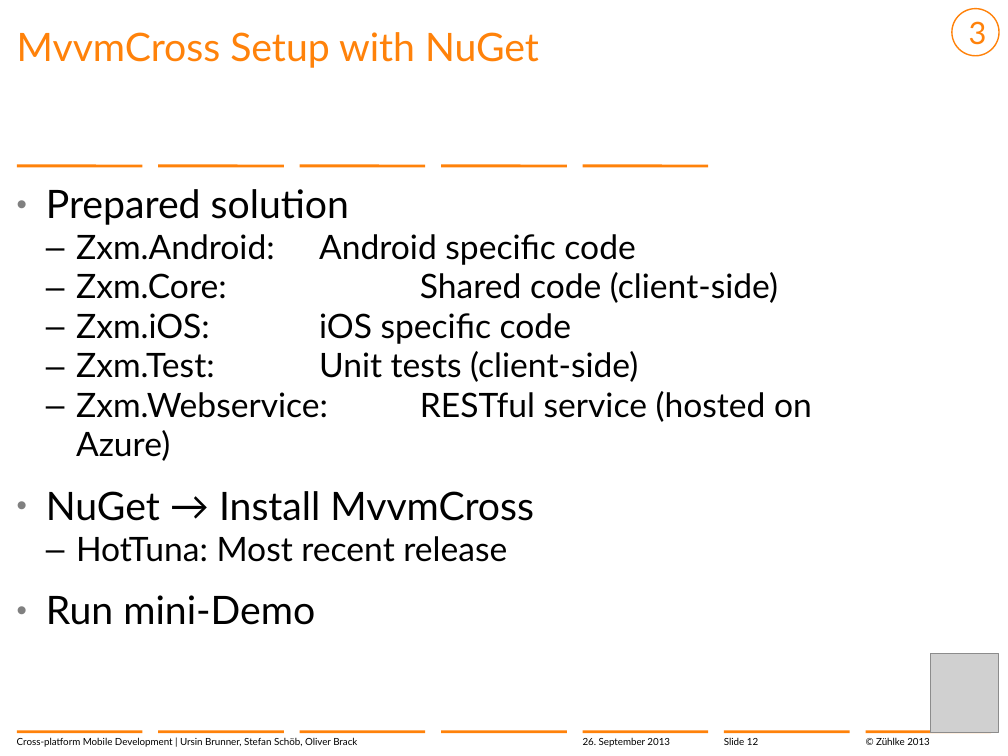
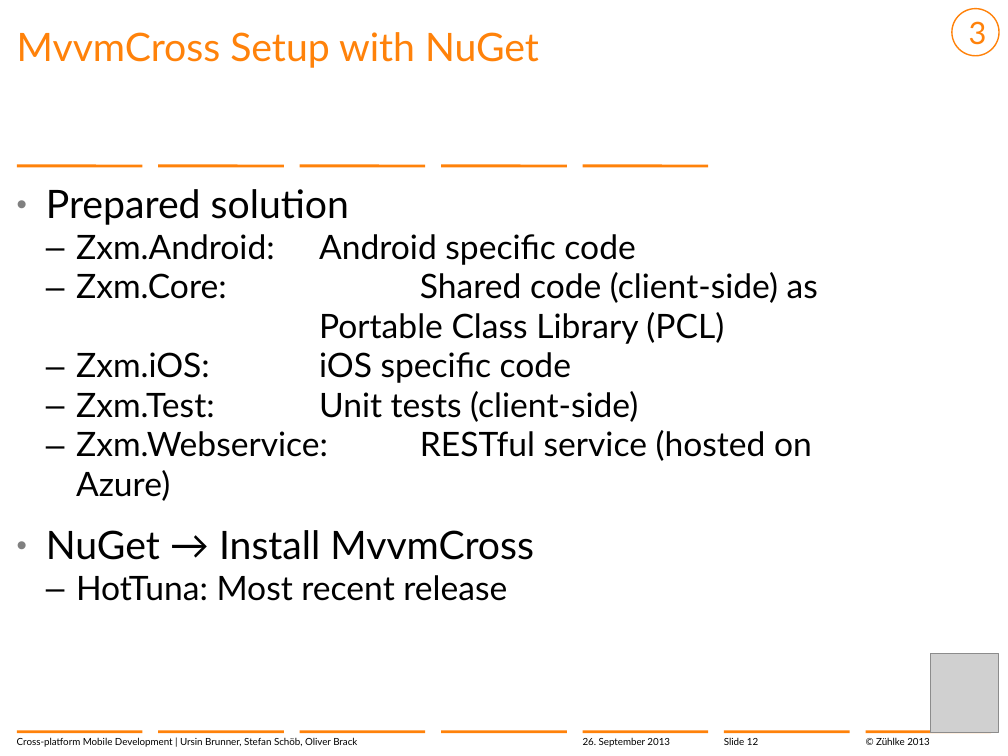
Before and after one commit to brunnurs/zxm, a slide deck: slide 12 of docs/13-09-26 Cross-platform mobile development with C#.pptx. Drawn at 1008x756 pixels with LibreOffice and Linux fonts; fonts in the diff are those of the drawing; grey boxes stand for pictures; background and template pictures are left out. Boxes give left, top, right and bottom in pixels: in the first picture for what was removed or moved away, otherwise in the second. Text is boxed around its words. In the diff, an @@ line names an element or a change of style, - is before the commit and + after.

```diff
--- a/docs/13-09-26 Cross-platform mobile development with C#.pptx
+++ b/docs/13-09-26 Cross-platform mobile development with C#.pptx
@@ text at bbox=[319, 272, 818, 344]: text changed @@
-    – Zxm.Core: Shared code (client-side)
+    – Zxm.Core: Shared code (client-side) as
+      Portable Class Library (PCL)
@@ text at bbox=[46, 595, 315, 625]: paragraph removed @@
-  • Run mini-Demo
```
Also in this commit, not shown: 7 other slides changed, 1 slide added.
